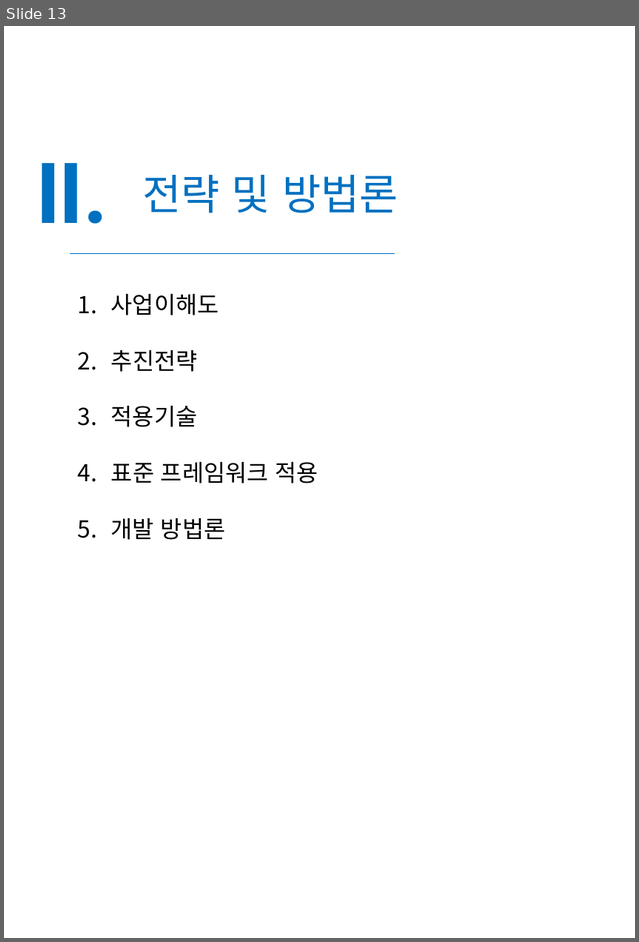
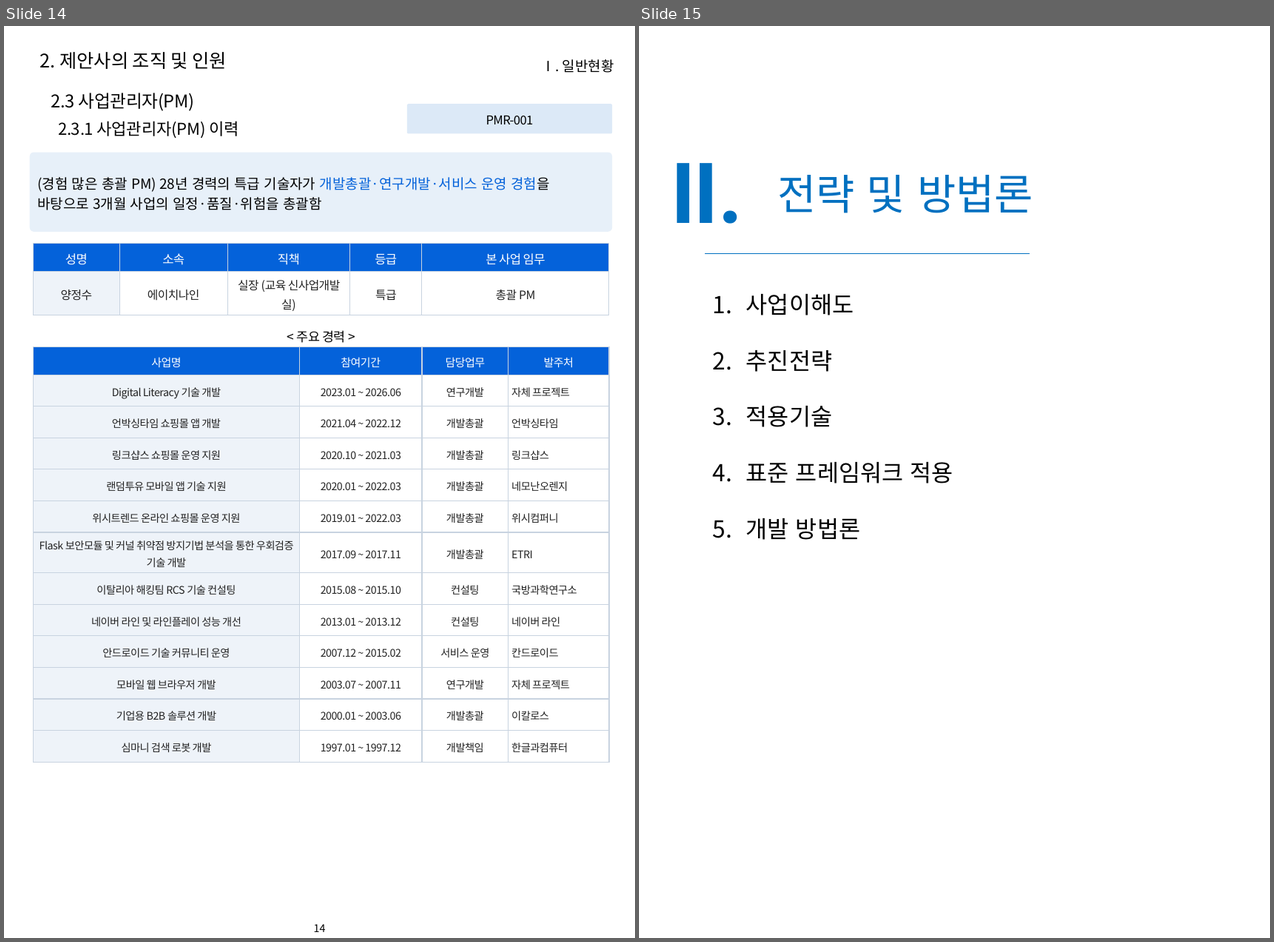
Before and after one commit to hwangsteeve-tech/hbjw, a slide deck: proposals/2026-10_pnu-ai-platform/pnu_proposal.pptx. Shown side by side, each under a label of ours: slide 13 before the commit, slides 14 and 15 after it. The pictures are 639x942 and 1274x942 pixels, drawn with LibreOffice and Linux fonts; fonts in the diff are those of the drawing; background and template pictures are left out. Boxes give left, top, right and bottom in pixels: in the first picture for what was removed or moved away, otherwise in the second. Text is boxed around its words. In the diff, an @@ line names an element or a change of style, - is before the commit and + after.

```diff
--- a/proposals/2026-10_pnu-ai-platform/pnu_proposal.pptx
+++ b/proposals/2026-10_pnu-ai-platform/pnu_proposal.pptx
@@ slide 14 added at (4, 26, 635, 938), background #FFFFFF @@
@@ text added at (40, 52, 227, 69), 16 pt, text #000000 @@
+2. 제안사의 조직 및 인원
@@ text added at (541, 59, 614, 73), 12 pt, text #000000 @@
+Ⅰ. 일반현황
@@ text added at (51, 93, 195, 111), 15 pt, text #000000 @@
+  2.3 사업관리자(PM)
@@ rounded rectangle added at (407, 104, 612, 134), fill #DCE9F7, 10.5 pt, text #000000 @@
+PMR-001
@@ text added at (58, 121, 239, 138), 14 pt, text #000000 @@
+  2.3.1 사업관리자(PM) 이력
@@ rounded rectangle added at (30, 153, 612, 232), fill #DEEBF7 at 70% opacity, 12 pt, text #000000 @@
+(경험 많은 총괄 PM) 28년 경력의 특급 기술자가 개발총괄·연구개발·서비스 운영 경험을 바탕으로 3개월 사업의 일정·품질·위험을 총괄함
@@ table added at (34, 243, 610, 315), 2 rows, 5 columns @@
+성명 | 소속 | 직책 | 등급 | 본 사업 임무
+양정수 | 에이치나인 | 실장 (교육 신사업개발실) | 특급 | 총괄 PM
@@ text added at (297, 330, 346, 343), 11 pt, text #000000 @@
+< 주요 경력 >
@@ table added at (34, 346, 610, 762), 13 rows, 4 columns @@
+사업명 | 참여기간 | 담당업무 | 발주처
+Digital Literacy 기술 개발 | 2023.01 ~ 2026.06 | 연구개발 | 자체 프로젝트
+언박싱타임 쇼핑몰 앱 개발 | 2021.04 ~ 2022.12 | 개발총괄 | 언박싱타임
+링크샵스 쇼핑몰 운영 지원 | 2020.10 ~ 2021.03 | 개발총괄 | 링크샵스
+랜덤투유 모바일 앱 기술 지원 | 2020.01 ~ 2022.03 | 개발총괄 | 네모난오렌지
+위시트렌드 온라인 쇼핑몰 운영 지원 | 2019.01 ~ 2022.03 | 개발총괄 | 위시컴퍼니
+Flask 보안모듈 및 커널 취약점 방지기법 분석을 통한 우회검증 기술 개발 | 2017.09 ~ 2017.11 | 개발총괄 | ETRI
+이탈리아 해킹팀 RCS 기술 컨설팅 | 2015.08 ~ 2015.10 | 컨설팅 | 국방과학연구소
+네이버 라인 및 라인플레이 성능 개선 | 2013.01 ~ 2013.12 | 컨설팅 | 네이버 라인
+안드로이드 기술 커뮤니티 운영 | 2007.12 ~ 2015.02 | 서비스 운영 | 칸드로이드
+모바일 웹 브라우저 개발 | 2003.07 ~ 2007.11 | 연구개발 | 자체 프로젝트
+기업용 B2B 솔루션 개발 | 2000.01 ~ 2003.06 | 개발총괄 | 이칼로스
+심마니 검색 로봇 개발 | 1997.01 ~ 1997.12 | 개발책임 | 한글과컴퓨터
@@ page number added at (314, 924, 326, 932), 9 pt, text #000000 @@
+14
@@ what was slide 13 is now slide 15 @@
```
Also in this commit, not shown: 5 slides changed, 1 other slide added, 2 other files.
